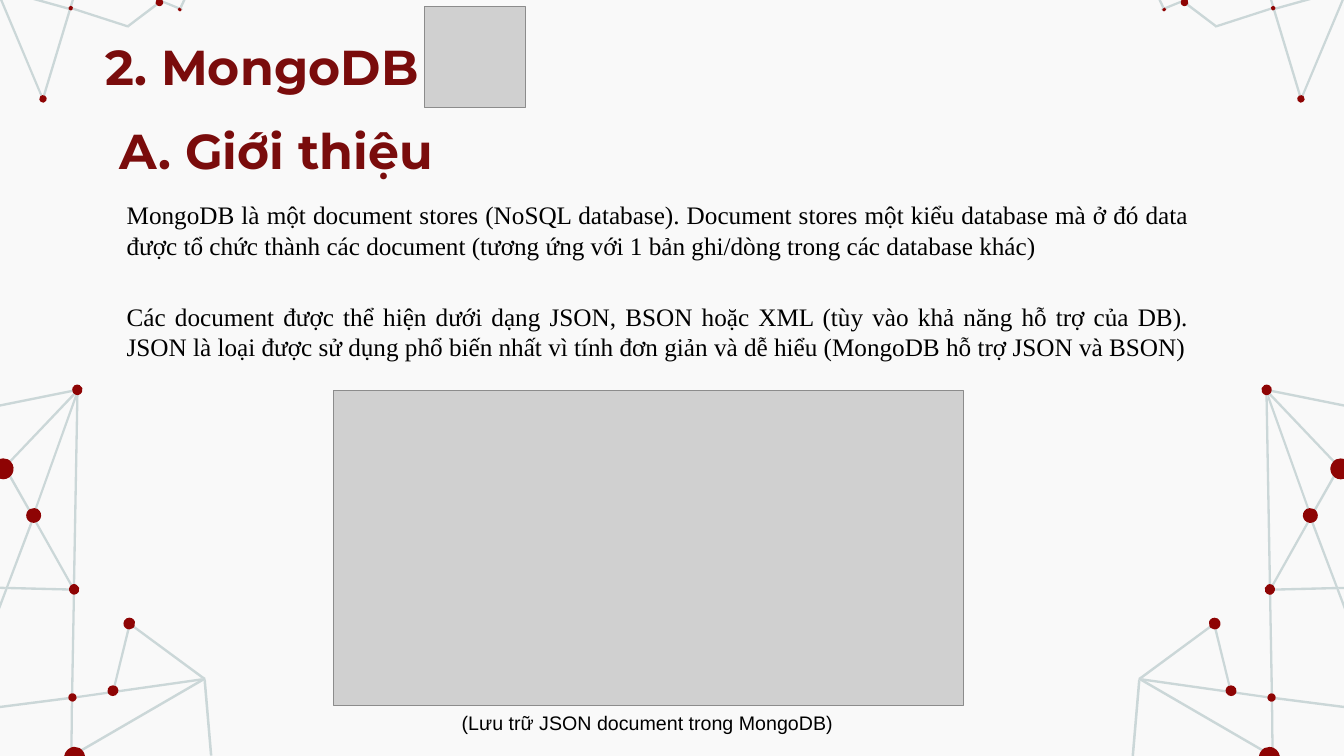
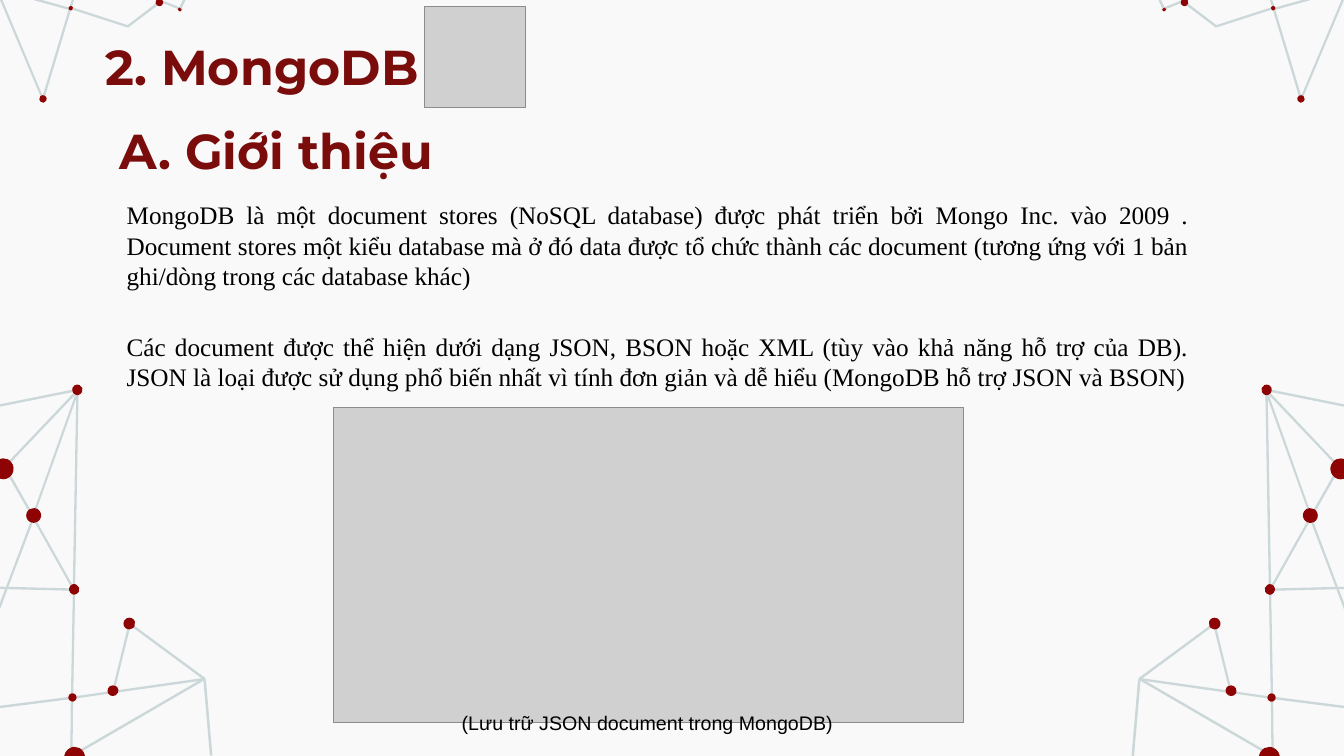
Before and after one commit to link1905/udpt, a slide deck: slide 8 of src/lt/slides/1_MongoDB-Cassandra.pptx. Drawn at 1344x756 pixels with LibreOffice and Linux fonts; fonts in the diff are those of the drawing; grey boxes stand for pictures. Boxes give left, top, right and bottom in pixels: in the first picture for what was removed or moved away, otherwise in the second. Text is boxed around its words. In the diff, an @@ line names an element or a change of style, - is before the commit and + after.

```diff
--- a/src/lt/slides/1_MongoDB-Cassandra.pptx
+++ b/src/lt/slides/1_MongoDB-Cassandra.pptx
@@ text at [127, 205, 1187, 291]: text changed @@
-MongoDB là một document stores (NoSQL database). Document stores một kiểu database mà ở đó data được tổ chức thành các document (tương ứng với 1 bản ghi/dòng trong các database khác)
+MongoDB là một document stores (NoSQL database) được phát triển bởi Mongo Inc. vào 2009 . Document stores một kiểu database mà ở đó data được tổ chức thành các document (tương ứng với 1 bản ghi/dòng trong các database khác)
@@ picture: place and size @@
-picture at [334, 391, 964, 706]
+picture at [334, 408, 964, 723]
```
Also in this commit, not shown: 1 other slide changed, 12 other files.
